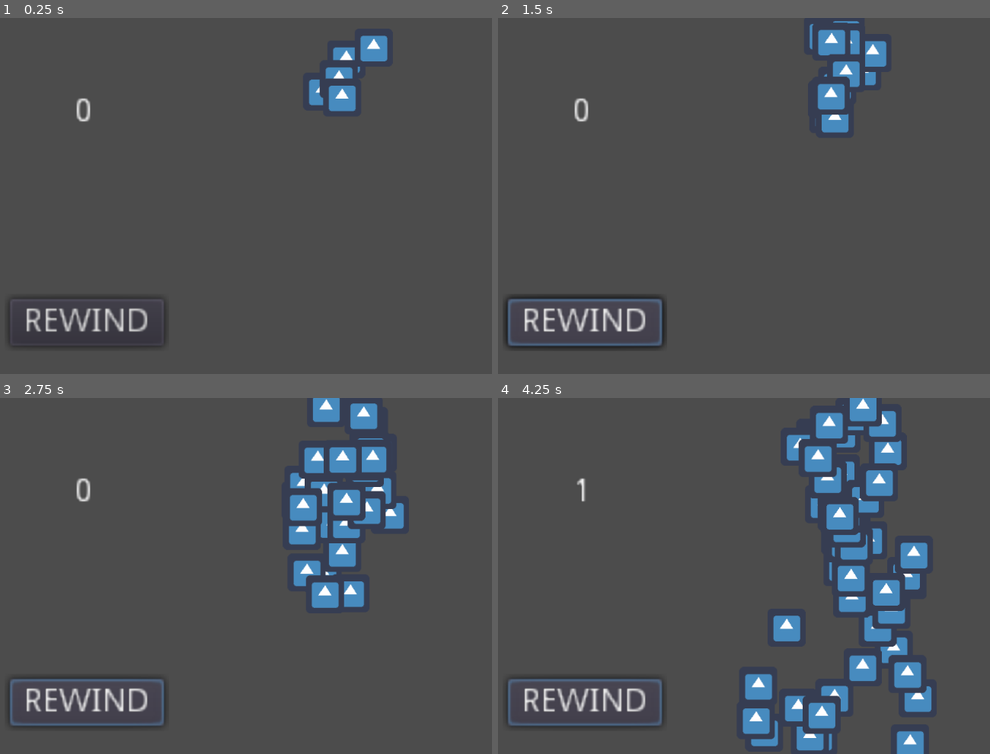
Above: before the commit, frames 1-4 (two rows, left to right).
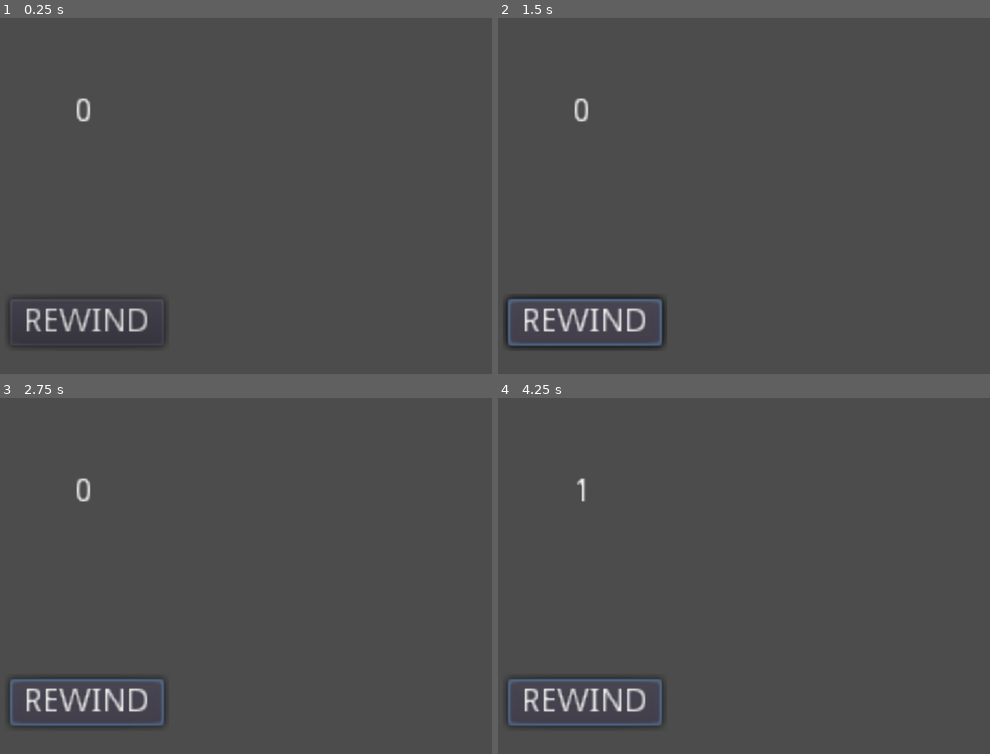
Above: after the commit, the same moments.

Repository: ktosox/Rewind
Game: Godot game, scene res://Node2D.tscn
Two runs of this game, one before a commit and one after it. Both use one fixed random seed, a clock stepped at 60 frames per second and the inputs below. The project has no main scene, so this scene is started directly. The engine's default icon, where the game draws it, is replaced by a stand-in: a white triangle on a blue panel in a dark square.
Inputs:
- Up to frame 1 (0.25 s): no input
- Up to frame 2 (1.5 s): click "REWIND" at 0.5 s; click "REWIND" at 1.25 s
- Up to frame 3 (2.75 s): click "REWIND" at 2 s
- Up to frame 4 (4.25 s): no input

The runs differ from the first frame. In frame 1, 1.3% of the frame differs, in the area x 62-79%, y 4-27%; in frame 2, 2.0%; in frame 3, 5.6%; in frame 4, 11%, in the area x 49-89%, y 0-100%.

Commit message:
added a pralax background for testing

Diff:
--- a/Game/Node2D.gd
+++ b/Game/Node2D.gd
@@ -27,14 +27,14 @@
 		$AnimationPlayer.stop()
 		$Timer.start()
 		$Timer2.start()
-		$CPUParticles2D.speed_scale = 1
+
 	pass
 
 
 func _on_Button_pressed():
 	$Timer.stop()
 	$Timer2.stop()
-	$CPUParticles2D.speed_scale = 0
+
 	$AnimationPlayer.play("rewind")
 	pass # Replace with function body.
 
--- a/Game/Node2D.tscn
+++ b/Game/Node2D.tscn
@@ -1,6 +1,5 @@
-[gd_scene load_steps=4 format=2]
+[gd_scene load_steps=3 format=2]
 
-[ext_resource path="res://icon.png" type="Texture" id=1]
 [ext_resource path="res://Node2D.gd" type="Script" id=2]
 
 [sub_resource type="Animation" id=1]
@@ -29,18 +28,6 @@
 __meta__ = {
 "_edit_use_anchors_": false
 }
-
-[node name="CPUParticles2D" type="CPUParticles2D" parent="."]
-position = Vector2( 581, 67 )
-amount = 60
-lifetime = 6.0
-explosiveness = 0.38
-texture = ExtResource( 1 )
-emission_shape = 1
-emission_sphere_radius = 67.05
-direction = Vector2( 0, 1 )
-spread = 60.0
-initial_velocity = 60.0
 
 [node name="Label" type="Label" parent="."]
 margin_left = 128.195
Not shown, added: Glacial-mountains-parallax-background_vnitti/Glacial_Mountains-Cover.png
Not shown, added: Glacial-mountains-parallax-background_vnitti/Layers/cloud_lonely.png
Not shown, added: Glacial-mountains-parallax-background_vnitti/Layers/clouds_bg.png
Not shown, added: Glacial-mountains-parallax-background_vnitti/Layers/clouds_mg_1.png
Not shown, added: Glacial-mountains-parallax-background_vnitti/Layers/clouds_mg_1_lightened.png
Not shown, added: Glacial-mountains-parallax-background_vnitti/Layers/clouds_mg_2.png
Not shown, added: Glacial-mountains-parallax-background_vnitti/Layers/clouds_mg_3.png
Not shown, added: Glacial-mountains-parallax-background_vnitti/Layers/glacial_mountains.png
Not shown, added: Glacial-mountains-parallax-background_vnitti/Layers/glacial_mountains_lightened.png
Not shown, added: Glacial-mountains-parallax-background_vnitti/Layers/sky.png
Not shown, added: Glacial-mountains-parallax-background_vnitti/Layers/sky_lightened.png
Not shown, added: Glacial-mountains-parallax-background_vnitti/PSD/GlacialMountains_PS.psd
(and 3 more such lines)
